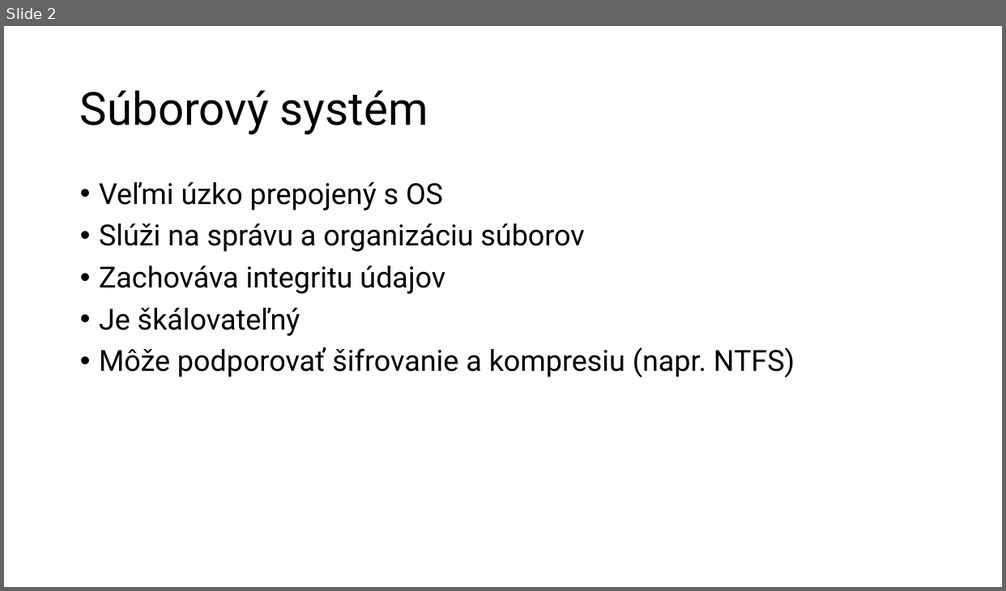
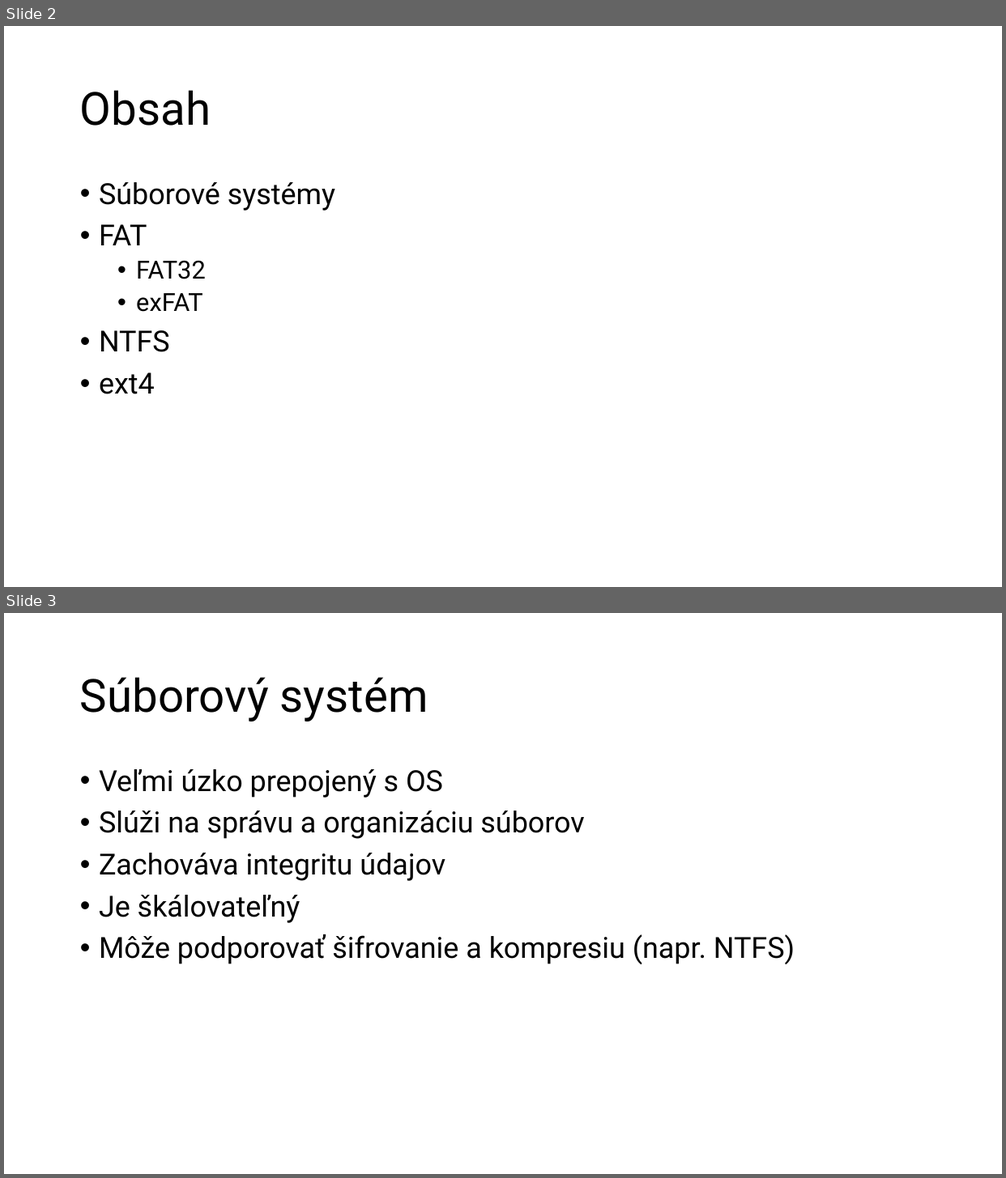
Before and after one commit to MeheheCedy22/PIB, a slide deck: ProgressReport1-Cederle-Marek.pptx. Shown one above the other, each under a label of ours: slide 2 before the commit, slides 2 and 3 after it. The pictures are 1006x591 and 1006x1178 pixels, drawn with LibreOffice and Linux fonts; fonts in the diff are those of the drawing. Boxes give left, top, right and bottom in pixels: in the first picture for what was removed or moved away, otherwise in the second. Text is boxed around its words. In the diff, an @@ line names an element or a change of style, - is before the commit and + after.

```diff
--- a/ProgressReport1-Cederle-Marek.pptx
+++ b/ProgressReport1-Cederle-Marek.pptx
@@ slide 2 added at (x1=4, y1=26, x2=1002, y2=587), background #FFFFFF @@
@@ title added at (x1=80, y1=90, x2=211, y2=126), 44 pt, text #000000 @@
+Obsah
@@ text added at (x1=99, y1=182, x2=335, y2=395), 28 pt, text #000000 @@
+• Súborové systémy
+• FAT
+  • FAT32
+  • exFAT
+• NTFS
+• ext4
@@ what was slide 2 is now slide 3 @@
```
Also in this commit, not shown: 1 other slide added, 1 other file.
